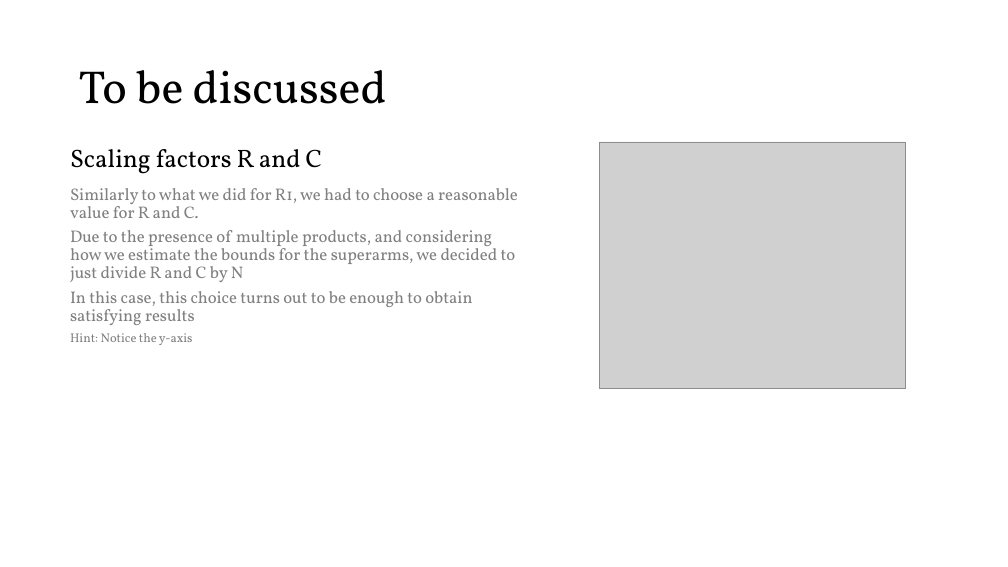
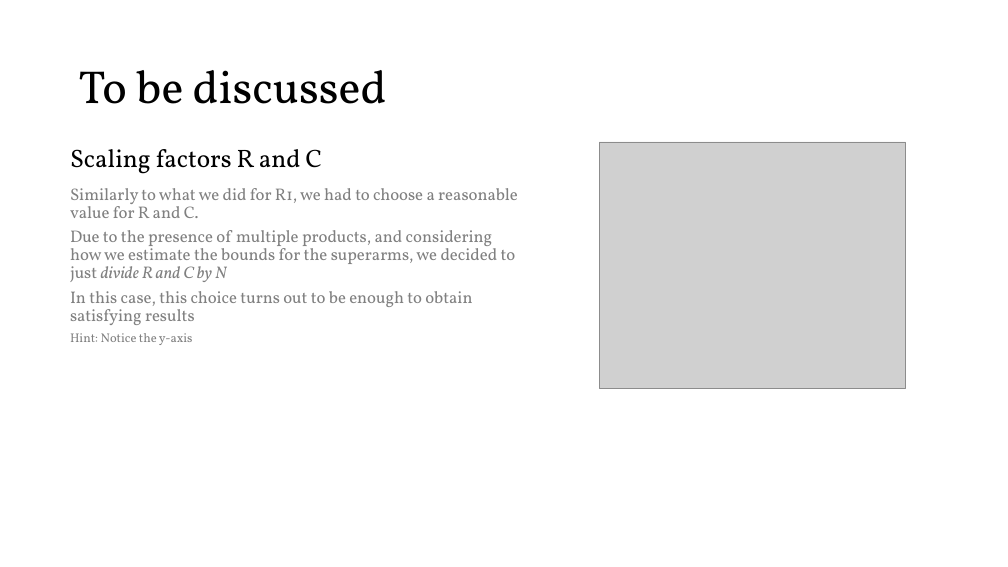
Before and after one commit to peetceenatoo/online-learning, a slide deck: slide 24 of Slides.pptx. Drawn at 1008x567 pixels with LibreOffice and Linux fonts; fonts in the diff are those of the drawing; grey boxes stand for pictures. Boxes give left, top, right and bottom in pixels: in the first picture for what was removed or moved away, otherwise in the second. Text is boxed around its words. In the diff, an @@ line names an element or a change of style, - is before the commit and + after.

```diff
--- a/Slides.pptx
+++ b/Slides.pptx
@@ text at <box>70,230,516,282</box>: italic on in "divide R and C by N" @@
```
Also in this commit, not shown: 13 other slides changed, 9 slides added, 1 other file.
